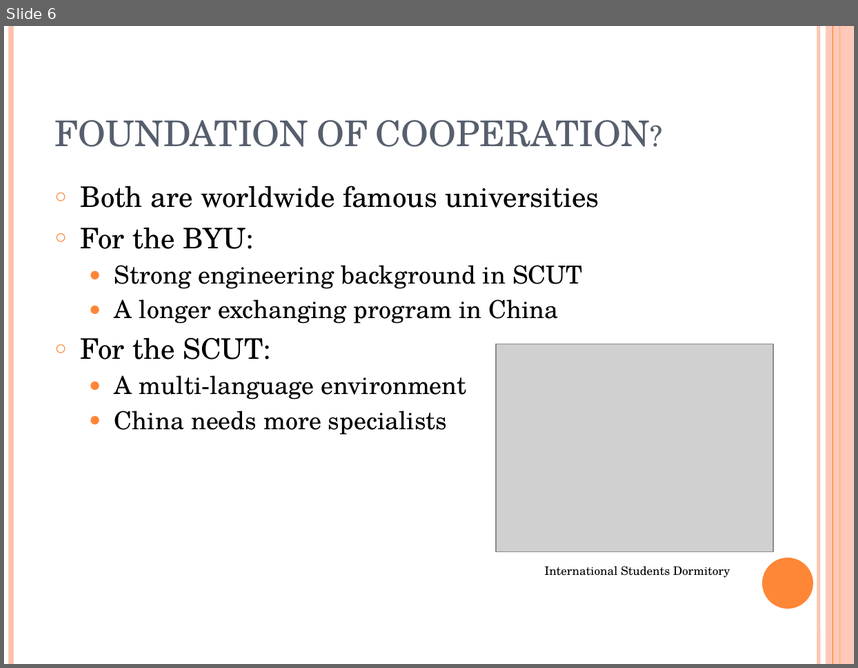
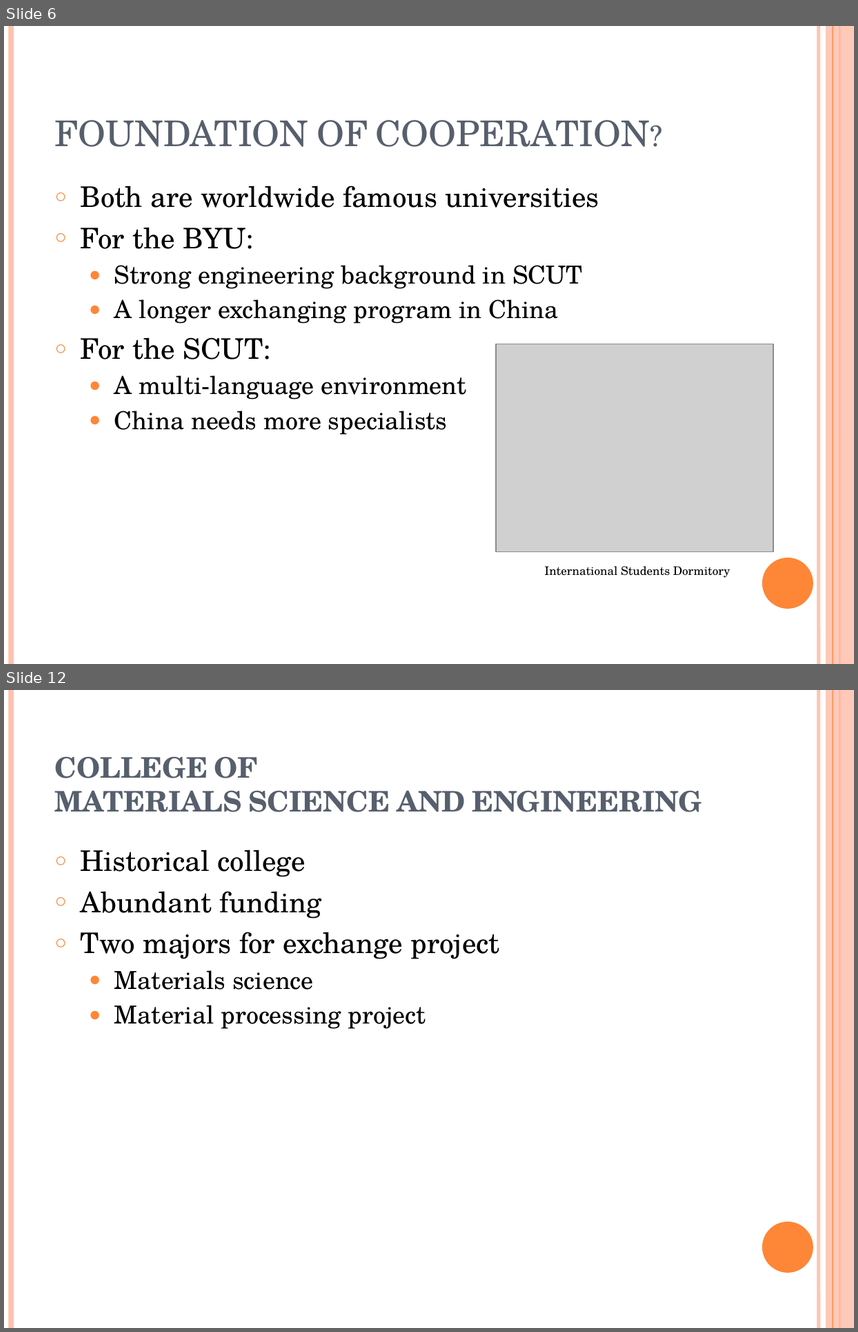
Before and after one commit to wattlebird/BYU_SCUT_EXCHANGE_PT, a slide deck: BYU-SCUT EXCHANGING PROGRAME.pptx. Shown one above the other, each under a label of ours: slide 6 before the commit, slides 6 and 12 after it; the slides between them are not shown. The pictures are 858x668 and 858x1332 pixels, drawn with LibreOffice and Linux fonts; fonts in the diff are those of the drawing; grey boxes stand for pictures. Boxes give left, top, right and bottom in pixels: in the first picture for what was removed or moved away, otherwise in the second. Text is boxed around its words. In the diff, an @@ line names an element or a change of style, - is before the commit and + after.

```diff
--- a/BYU-SCUT EXCHANGING PROGRAME.pptx
+++ b/BYU-SCUT EXCHANGING PROGRAME.pptx
@@ slide 12 added at box(4, 690, 854, 1328), background #FFFFFF; not listed: 6 template elements that a slide beside it also shows @@
@@ title added at box(55, 756, 702, 812), 24 pt, text #575F6D, bold, small capitals @@
+COLLEGE OF
+MATERIALS SCIENCE AND ENGINEERING
@@ text added at box(81, 849, 499, 1029), 24 pt, text #000000 @@
+○ Historical college
+○ Abundant funding
+○ Two majors for exchange project
+  ● Materials science
+  ● Material processing project
```
Also in this commit, not shown: 4 slides changed, 16 other slides added, 1 slide removed, 8 other files.
